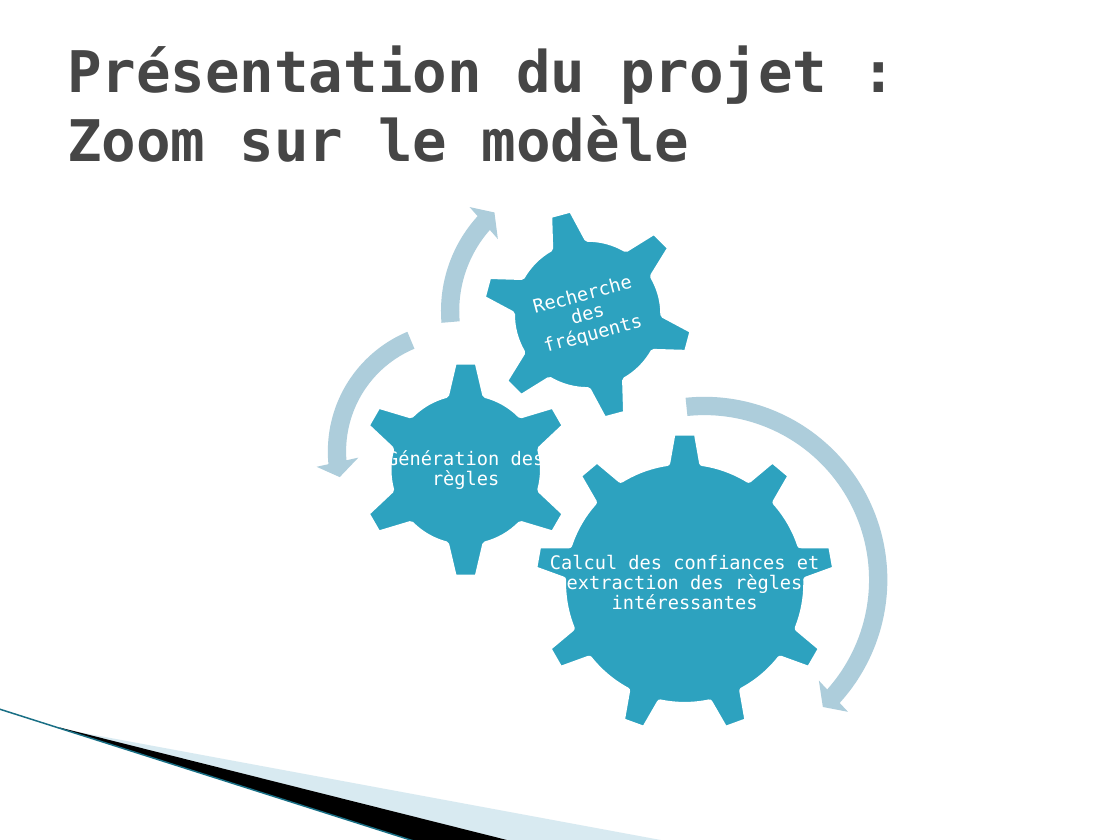
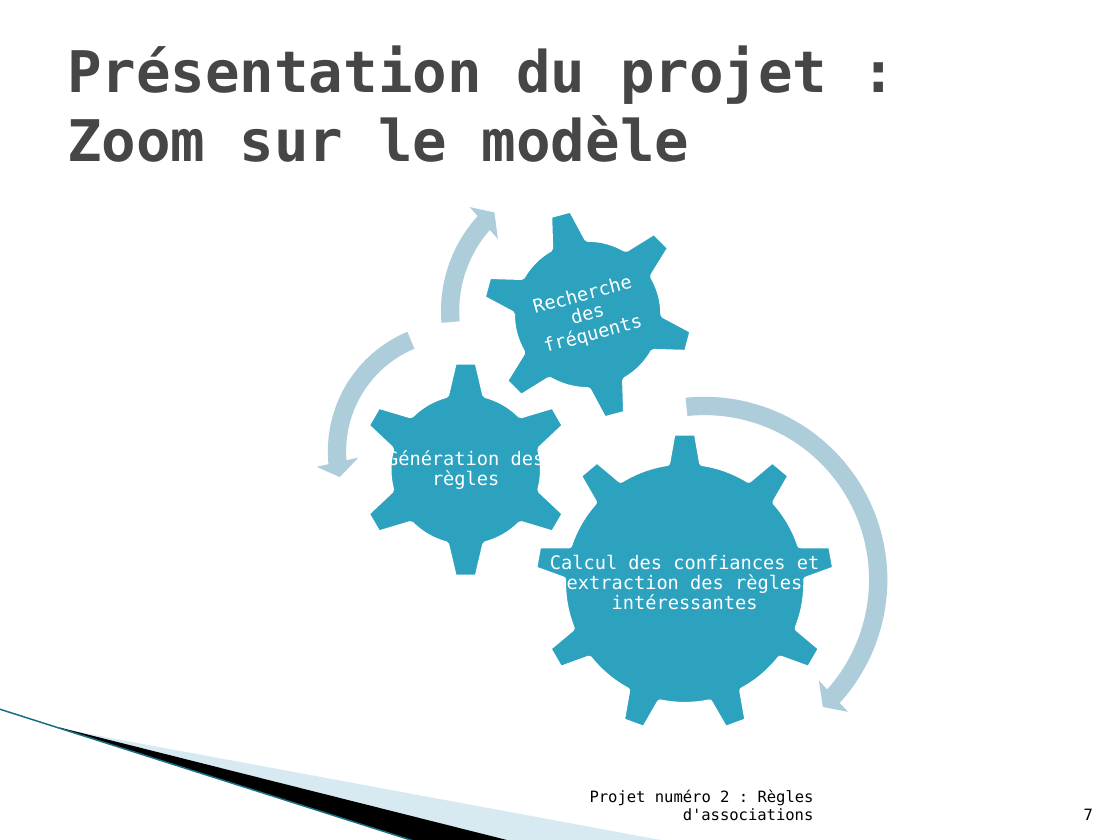
Before and after one commit to arnaudbreton/projet-sgbd, a slide deck: slide 7 of Projet OLAP/ressources/Base de données multi-dimensionnelles et OLAP - Projet Numéro 2 - Présentation.pptx. Drawn at 1120x840 pixels with LibreOffice and Linux fonts; fonts in the diff are those of the drawing; background and template pictures are left out. Boxes give left, top, right and bottom in pixels: in the first picture for what was removed or moved away, otherwise in the second. Text is boxed around its words. In the diff, an @@ line names an element or a change of style, - is before the commit and + after.

```diff
--- a/Projet OLAP/ressources/Base de données multi-dimensionnelles et OLAP - Projet Numéro 2 - Présentation.pptx
+++ b/Projet OLAP/ressources/Base de données multi-dimensionnelles et OLAP - Projet Numéro 2 - Présentation.pptx
@@ text added at box(590, 789, 814, 821), 10 pt, text #000000 @@
+Projet numéro 2 : Règles d'associations
@@ page number added at box(1084, 808, 1093, 820), 10 pt, text #000000 @@
+7
```
Also in this commit, not shown: 7 other slides changed, 1 slide added, 1 slide removed, 3 other files.
